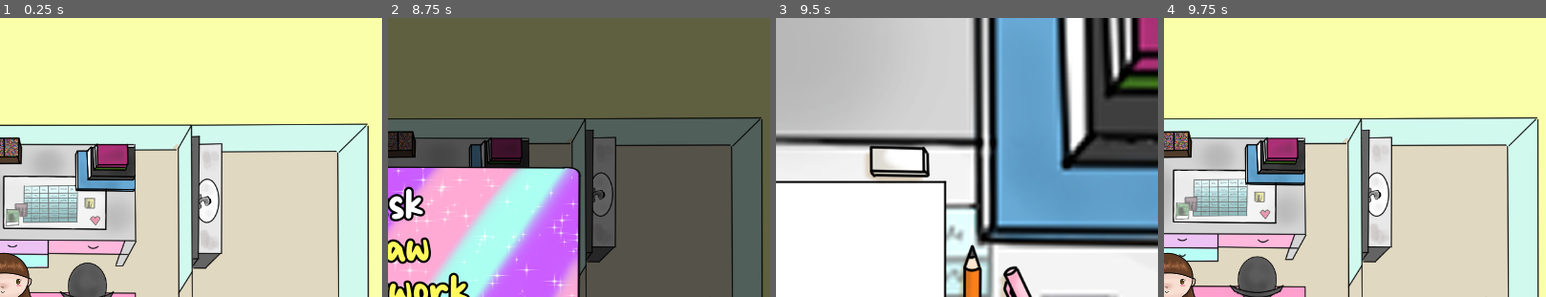
Above: before the commit, frames 1-4 (left to right).
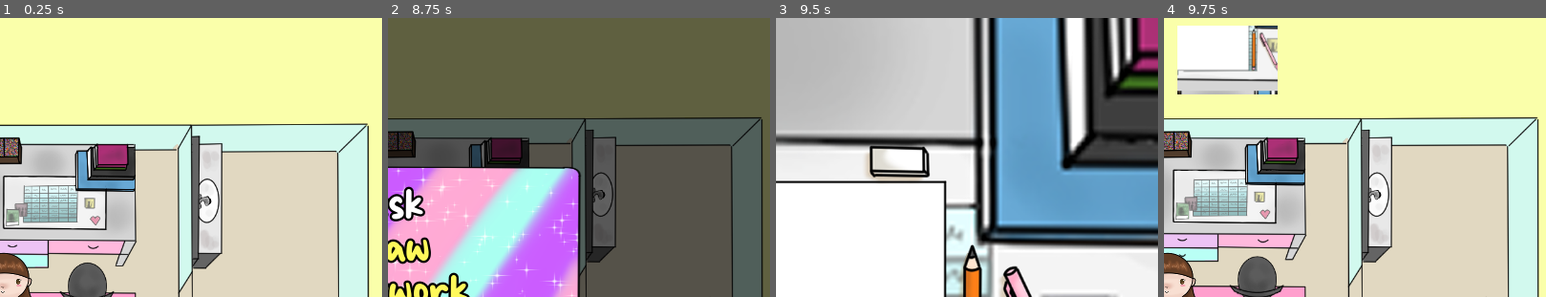
Above: after the commit, the same moments.

Repository: A-Walrus/Jessy
Game: Godot game, scene res://Scenes/World.tscn
The game is run twice, just before and just after one commit, with the same random seed, the same clock (stepped at 60 frames per second) and the same inputs. Sound files missing from this copy of the repository are replaced by a short silence.
Inputs (mouse positions are % of the whole screen's width and height, from its top left):
- Up to frame 1 (0.25 s): no input
- Up to frame 2 (8.75 s): tap Enter (ui_accept) at 0.5, 2.3, 5.3, 6.5, 6.77, 6.8, 7.07, 8.1 s; drag from (93, 59) to (31, 44) at 0.52 s; drag from (11, 45) to (73, 60) at 1.27 s; move the mouse to (26, 76) at 2.02 s; press the mouse at (26, 76) at 2.03 s; release the mouse at (26, 76) at 2.75 s; drag from (64, 83) to (31, 16) at 2.77 s; drag from (66, 13) to (28, 69) at 3.52 s; drag from (59, 16) to (13, 28) at 4.27 s; move the mouse to (28, 39) at 5.02 s; press the mouse at (28, 39) at 5.03 s; tap Escape (escape) at 5.65 s; release the mouse at (28, 39) at 5.75 s; drag from (35, 25) to (65, 30) at 5.77 s; move the mouse to (72, 45) at 6.52 s; press the mouse at (72, 45) at 6.53 s; release the mouse at (72, 45) at 7.25 s; drag from (30, 55) to (40, 32) at 7.27 s; move the mouse to (60, 28) at 8.02 s; click (60, 28) at 8.17 s
- Up to frame 3 (9.5 s): click "Draw" at 8.75 s
- Up to frame 4 (9.75 s): click "Room" at 9.5 s
The pictures show only the part of the screen within x 50-100%, y 0-50%; the shares and areas given below are measured in that part.

Frames 1-3 are identical in both runs. In frame 4, 6.5% of the frame differs, in the area x 3-30%, y 2-28%.

Commit message:
main drawing save code
drawings are saved and displayed on wall

Diff:
--- /dev/null
+++ b/Jessy/Scenes/Drawing.gd
@@ -0,0 +1,13 @@
+extends Node2D
+
+
+# Declare member variables here. Examples:
+# var a = 2
+# var b = "text"
+
+
+# Called when the node enters the scene tree for the first time.
+func _ready():
+	if Globals.drawing!=null:
+		add_child(Globals.drawing)
+		Globals.drawing.show()
--- a/Jessy/Scenes/Drawing.tscn
+++ b/Jessy/Scenes/Drawing.tscn
@@ -6,6 +6,7 @@
 [ext_resource path="res://Scenes/Brushes/Brush.tscn" type="PackedScene" id=4]
 [ext_resource path="res://Art/Temp/JESSY.DRAWING.png" type="Texture" id=5]
 [ext_resource path="res://Scenes/Clickable.tscn" type="PackedScene" id=6]
+[ext_resource path="res://Scenes/get_drawing.gd" type="Script" id=7]
 
 [node name="Drawing" type="Node"]
 script = ExtResource( 1 )
@@ -58,6 +59,12 @@
 position = Vector2( 679.386, 187.266 )
 scale = Vector2( 0.728, 0.497 )
 dist = -1
+
+[node name="Saved Drawing" type="Sprite" parent="."]
+visible = false
+region_enabled = true
+region_rect = Rect2( 180, 219, 559, 384 )
+script = ExtResource( 7 )
 [connection signal="timeout" from="Timer" to="." method="_on_Timer_timeout"]
 [connection signal="pressed" from="CanvasLayer/Button2" to="." method="_on_Button_pressed"]
 [connection signal="press" from="Clickable" to="." method="_on_Button_pressed"]
--- a/Jessy/Scenes/World.tscn
+++ b/Jessy/Scenes/World.tscn
@@ -1,8 +1,9 @@
-[gd_scene load_steps=15 format=2]
+[gd_scene load_steps=16 format=2]
 
 [ext_resource path="res://Scripts/Navigation2D.gd" type="Script" id=1]
 [ext_resource path="res://Scenes/Clickable.tscn" type="PackedScene" id=2]
 [ext_resource path="res://Scenes/Jessy.tscn" type="PackedScene" id=3]
+[ext_resource path="res://Scenes/Drawing.gd" type="Script" id=4]
 [ext_resource path="res://Art/Temp/JESSY.ROOM.png" type="Texture" id=5]
 [ext_resource path="res://Art/Temp/JESSY.WINDOW.png" type="Texture" id=10]
 [ext_resource path="res://Art/Temp/movement_outfits/shadoww.png" type="Texture" id=11]
@@ -696,6 +697,14 @@
 position = Vector2( -352.648, 327 )
 scale = Vector2( 1.33, 0.402999 )
 scene = "Outfit room"
+
+[node name="Drawing" type="Node2D" parent="."]
+position = Vector2( -141.273, -652.137 )
+scale = Vector2( 0.3, 0.3 )
+script = ExtResource( 4 )
+__meta__ = {
+"_edit_group_": true
+}
 [connection signal="timeout" from="Navigation2D/room/Door" to="Navigation2D/room" method="_on_Door_timeout"]
 [connection signal="timeout" from="Navigation2D/room/FromOpen" to="Navigation2D/room" method="_on_FromOpen_timeout"]
 [connection signal="timeout" from="CanvasLayer/UI/Food/V/Title/Timer" to="Navigation2D/room" method="_on_Timer_timeout"]
--- /dev/null
+++ b/Jessy/Scenes/get_drawing.gd
@@ -0,0 +1,17 @@
+extends Sprite
+
+
+# Declare member variables here. Examples:
+# var a = 2
+# var b = "text"
+# Called when the node enters the scene tree for the first time.
+func _exit_tree():
+	if get_tree().get_current_scene().get_name() == "Drawing":
+		region_rect = get_node("/root/Drawing").page_bounds
+		print("helo")
+		var img = get_viewport().get_texture().get_data()
+		var itex = ImageTexture.new()
+		img.flip_y()
+		itex.create_from_image(img)
+		set_texture(itex)
+		Globals.drawing = self.duplicate()
--- a/Jessy/Scripts/Drawing.gd
+++ b/Jessy/Scripts/Drawing.gd
@@ -4,6 +4,8 @@
 export var index = 0
 var line
 var pos
+
+
 
 export (Rect2) var page_bounds
 
--- a/Jessy/Scripts/Globals.gd
+++ b/Jessy/Scripts/Globals.gd
@@ -9,6 +9,8 @@
 var dragging = ""
 
 var outfit = 0
+
+var drawing
 
 signal outfit
 
--- a/Jessy/Scripts/Navigation2D.gd
+++ b/Jessy/Scripts/Navigation2D.gd
@@ -3,9 +3,10 @@
 export(float) var character_speed = 400.0
 var path = []
 
+onready var character = $Jessy
 
 
-onready var character = $Jessy
+
 
 func _process(delta):
 
--- a/Jessy/project.godot
+++ b/Jessy/project.godot
@@ -46,6 +46,11 @@
 "events": [ Object(InputEventKey,"resource_local_to_scene":false,"resource_name":"","device":0,"alt":false,"shift":false,"control":false,"meta":false,"command":false,"pressed":false,"scancode":16777217,"unicode":0,"echo":false,"script":null)
  ]
 }
+test={
+"deadzone": 0.5,
+"events": [ Object(InputEventKey,"resource_local_to_scene":false,"resource_name":"","device":0,"alt":false,"shift":false,"control":false,"meta":false,"command":false,"pressed":false,"scancode":32,"unicode":0,"echo":false,"script":null)
+ ]
+}
 
 [rendering]
 
Not shown: 1 places in Jessy/Scenes/Drawing.tscn that only renumber resources
